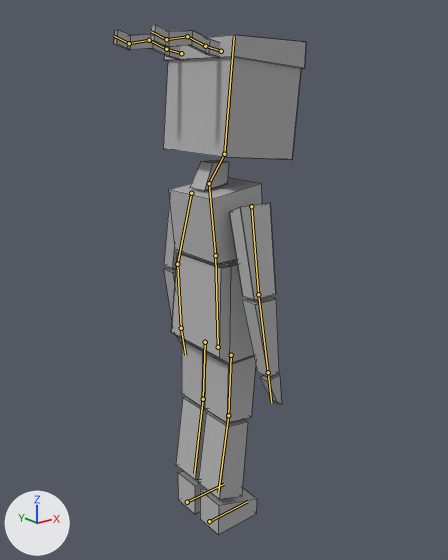
A saved change to the Blender file Assets/Models/Player.blend.
The view is the same before and after, from a 50 mm camera at (-7.63, -9.74, 9.42) aimed at (0.13, -0.04, 5.54). Lighting does not change. The marker at lower left points along +X, +Y and +Z. The bones that bend it are drawn over the model as lines. Mesh edges are drawn as thin lines.

Names of what the first picture shows: 'Ninja_Mesh'.
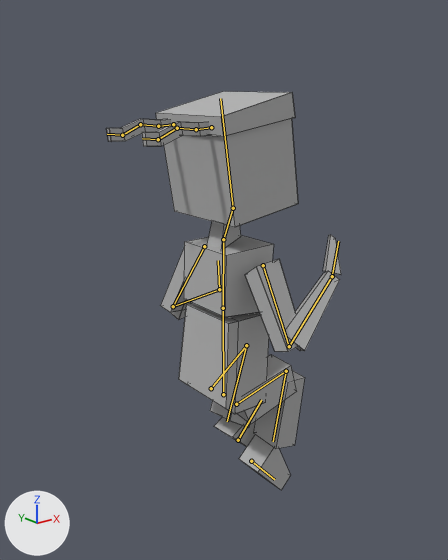
The newer file adds an action. The first version stands in its rest pose; the second is drawn at frame 1 of the action 'Wall Hold'.

What differs and where, as boxes (x1, y1, x2, y2) in the pictures (448 x 560 px):
'Ninja_Mesh', posed (22% wider, 22% shorter): before (114, 25, 306, 534); after (107, 91, 341, 490)
bone 'Hips', root to tip: before (218, 347) to (215, 255); after (223, 394) to (223, 308)
bone 'Chest', root to tip: before (215, 255) to (209, 183); after (223, 308) to (223, 239)
bone 'Neck', root to tip: before (209, 183) to (224, 154); after (223, 239) to (233, 208)
bone 'Arm Upper.L', root to tip: before (191, 193) to (177, 264); after (204, 246) to (173, 306)
bone 'Arm Lower.L', root to tip: before (177, 264) to (181, 328); after (173, 306) to (219, 289)
bone 'Hand.L', root to tip: before (181, 328) to (185, 355); after (219, 289) to (218, 260)
bone 'Arm Upper.R', root to tip: before (251, 206) to (258, 294); after (263, 265) to (289, 346)
bone 'Arm Lower.R', root to tip: before (258, 294) to (268, 372); after (289, 346) to (332, 276)
bone 'Hand.R', root to tip: before (268, 372) to (271, 403); after (332, 276) to (338, 241)

The edits, one by one:
Bone 'Hips' (bone_hips) moves from (0.0, 0.0, 0.0) to (0.0, -1.2, -0.13).
Bone 'Hips' (bone_hips) turns from (0, 0, 0) to (-1, 0, 0) degrees about its own x, y and z.
Bone 'Chest' (bone_chest) turns from (0, 0, 0) to (-6, 0, 0) degrees about its own x, y and z.
Bone 'Neck' (bone_neck) turns from (0, 0, 0) to (21, 0, 0) degrees about its own x, y and z.
Bone 'Arm Upper.L' (bone_arm_upper_l) turns from (0, 0, 0) to (5, -10, -9) degrees about its own x, y and z.
Bone 'Arm Lower.L' (bone_arm_lower_l) turns from (0, 0, 0) to (-92, -3, -3) degrees about its own x, y and z.
Bone 'Hand.L' (bone_hand_l) turns from (0, 0, 0) to (-61, -7, -65) degrees about its own x, y and z.
Bone 'Arm Upper.R' (bone_arm_upper_r) turns from (0, 0, 0) to (-11, -4, 15) degrees about its own x, y and z.
Bone 'Arm Lower.R' (bone_arm_lower_r) turns from (0, 0, 0) to (-119, 37, 14) degrees about its own x, y and z.
Bone 'Hand.R' (bone_hand_r) turns from (0, 0, 0) to (-19, 0, 12) degrees about its own x, y and z.
Bone 'Leg IK.L' (bone_leg_ik_l) moves from (0.0, 0.0, 0.0) to (0.0, -0.97, 1.01).
Bone 'Leg IK.L' (bone_leg_ik_l) turns from (0, 0, 0) to (-49, 0, 0) degrees about its own x, y and z.
Bone 'Leg IK.R' (bone_leg_ik_r) moves from (0.0, 0.0, 0.0) to (0.0, -1.62, 0.65).
Bone 'Leg IK.R' (bone_leg_ik_r) turns from (0, 0, 0) to (47, 0, 0) degrees about its own x, y and z.
